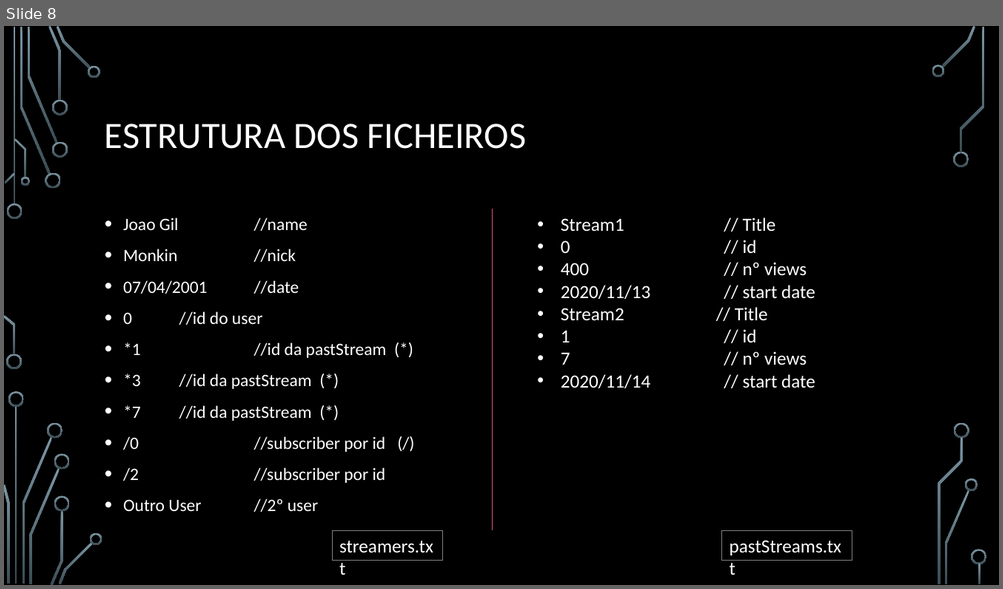
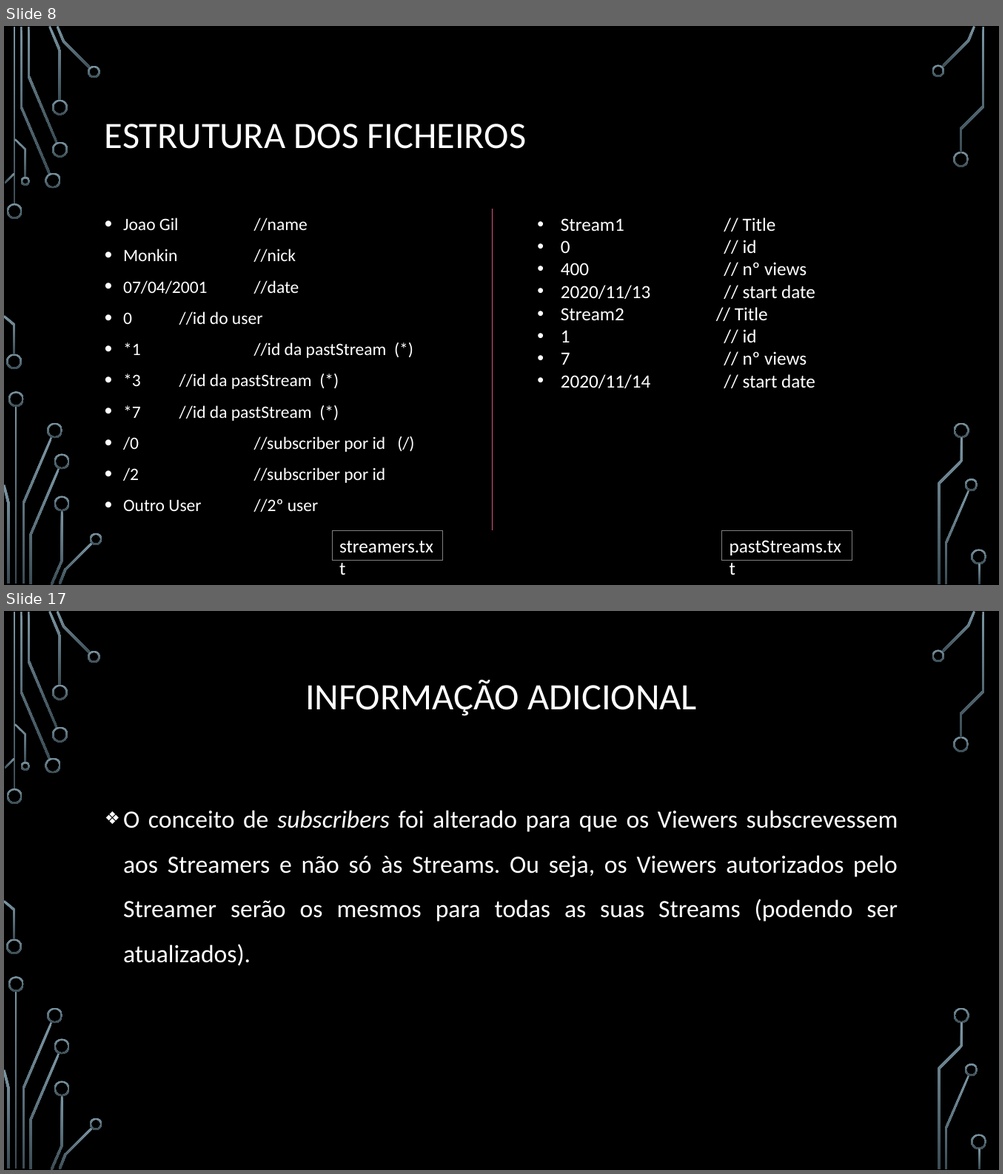
Before and after one commit to BrunoRosendo/StreamZ-AEDA-proj-, a slide deck: StreamZ.pptx. Shown one above the other, each under a label of ours: slide 8 before the commit, slides 8 and 17 after it; the slides between them are not shown. The pictures are 1003x589 and 1003x1174 pixels, drawn with LibreOffice and Linux fonts; fonts in the diff are those of the drawing; background and template pictures are left out. Boxes give left, top, right and bottom in pixels: in the first picture for what was removed or moved away, otherwise in the second. Text is boxed around its words. In the diff, an @@ line names an element or a change of style, - is before the commit and + after.

```diff
--- a/StreamZ.pptx
+++ b/StreamZ.pptx
@@ slide 17 added at bbox=[4, 611, 999, 1170], background picture (left out); not listed: 36 template elements that a slide beside it also shows @@
@@ title added at bbox=[305, 680, 697, 716], 36 pt, text #FFFFFF @@
+INFORMAÇÃO ADICIONAL
@@ text added at bbox=[123, 810, 898, 966], 24 pt, text #FFFFFF @@
+❖ O conceito de subscribers foi alterado para que os Viewers subscrevessem aos Streamers e não só às Streams. Ou seja, os Viewers autorizados pelo Streamer serão os mesmos para todas as suas Streams (podendo ser atualizados).
```
Also in this commit, not shown: 13 slides changed, 2 other slides added, 7 slides removed.
